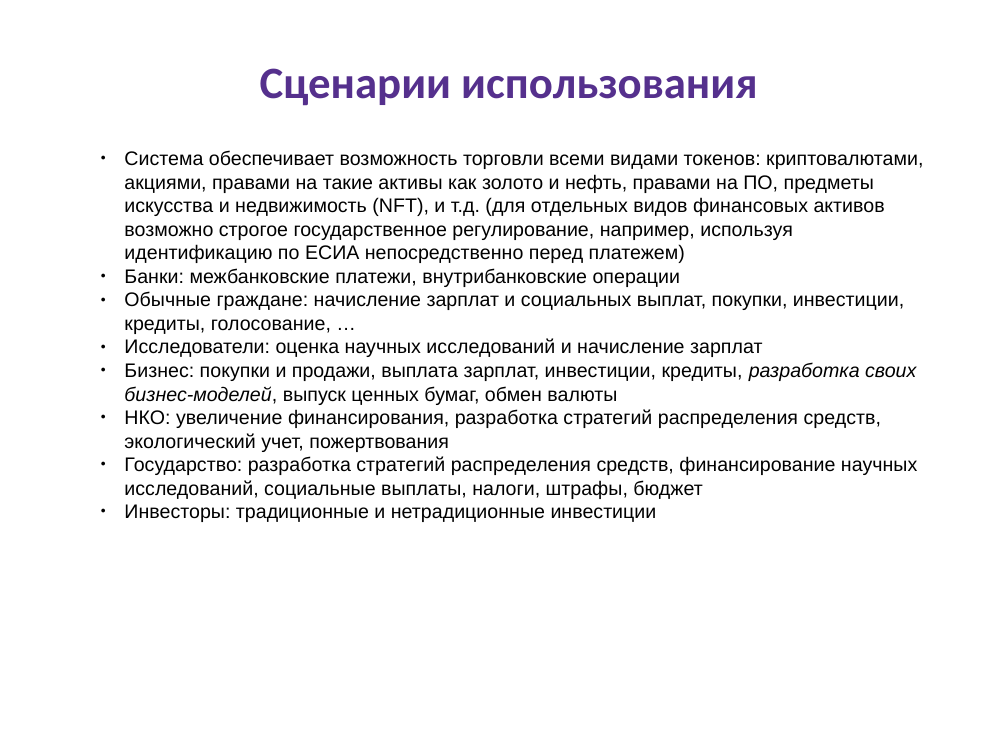
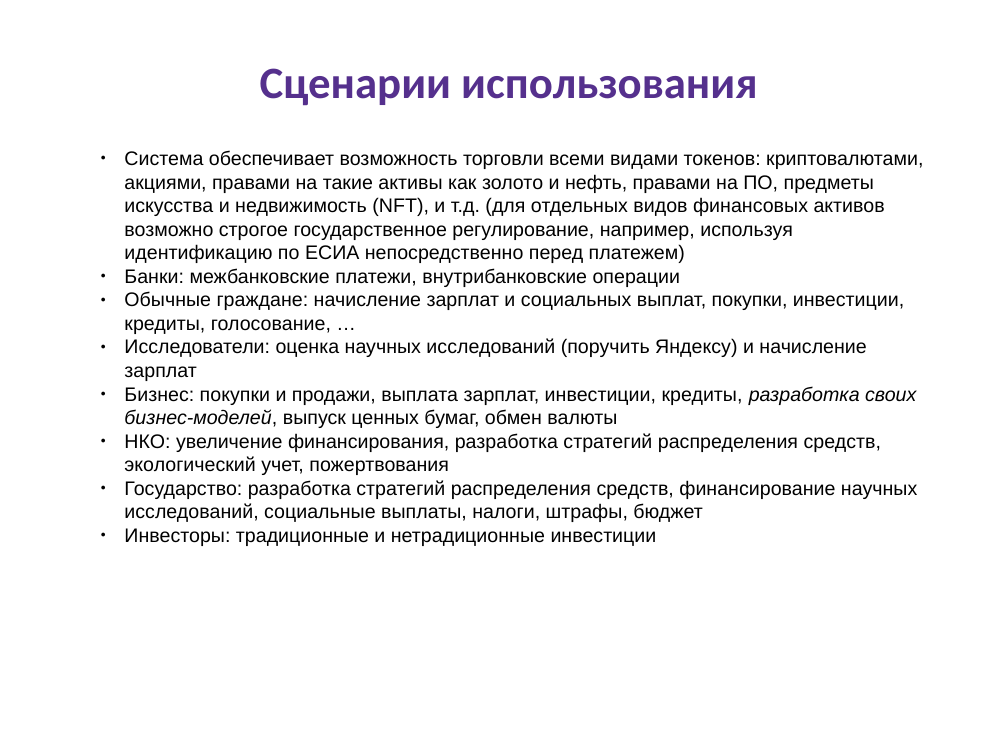
Before and after one commit to vporton/digital-breakthrough-2021, a slide deck: slide 19 of Цифровой-Прорыв.odp. Drawn at 1008x756 pixels with LibreOffice and Linux fonts; fonts in the diff are those of the drawing. Boxes give left, top, right and bottom in pixels: in the first picture for what was removed or moved away, otherwise in the second. Text is boxed around its words. In the diff, an @@ line names an element or a change of style, - is before the commit and + after.

```diff
--- a/Цифровой-Прорыв.odp
+++ b/Цифровой-Прорыв.odp
@@ text at (124, 338, 866, 381): text changed @@
-● Исследователи: оценка научных исследований и начисление зарплат
+● Исследователи: оценка научных исследований (поручить Яндексу) и начисление зарплат
```
Also in this commit, not shown: 5 other slides changed, 1 other file.
